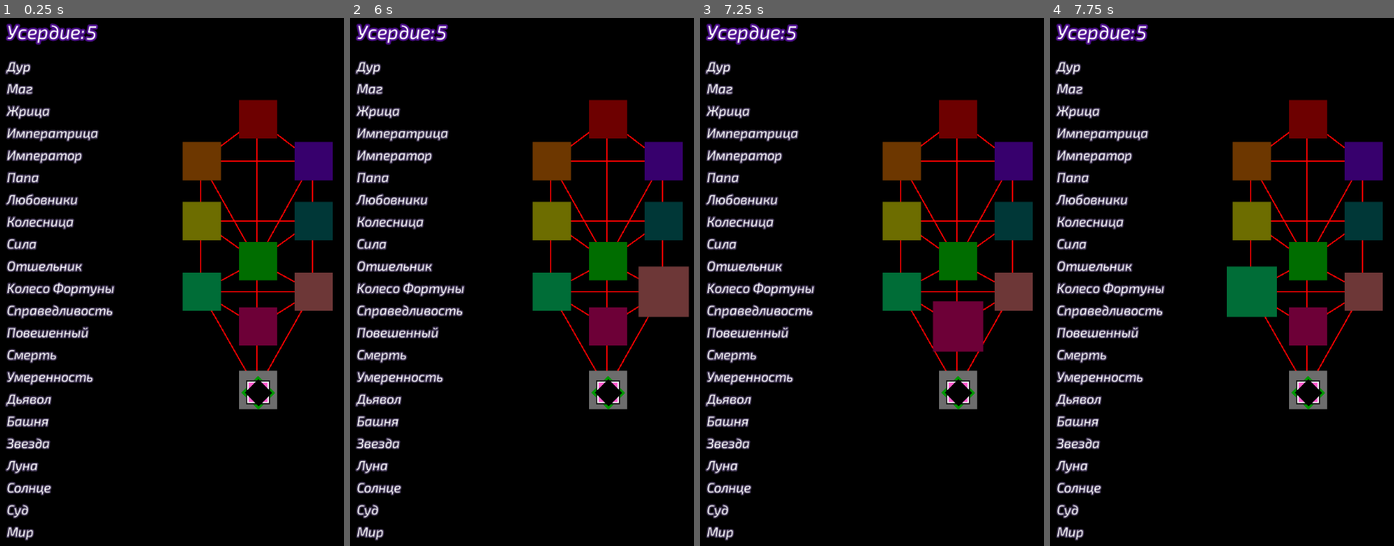
Above: before the commit, frames 1-4 (left to right).
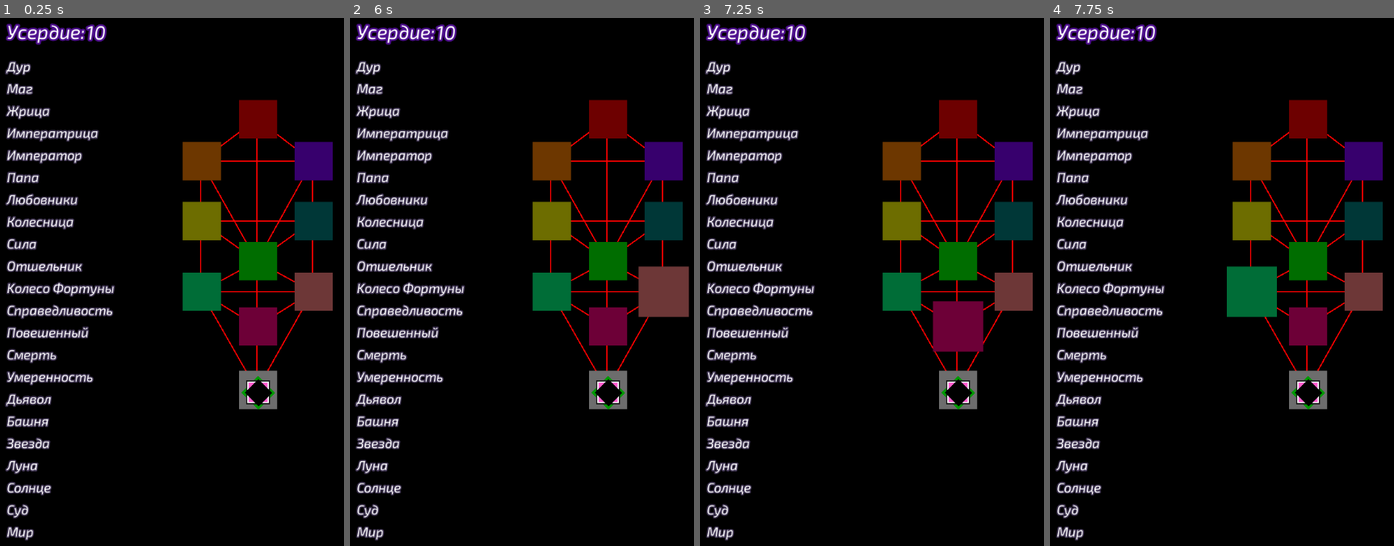
Above: after the commit, the same moments.

Repository: iliys/Sefitaro
Game: Godot game, scene res://Main.tscn
The game is run twice, just before and just after one commit, with the same random seed, the same clock (stepped at 60 frames per second) and the same inputs.
Inputs (mouse positions are in pixels of both pictures, inside the frame that each line leads up to):
- Up to frame 1 (0.25 s): no input
- Up to frame 2 (6 s): tap Enter at 0.5, 2, 3.5 s; move the mouse to (511, 70) at 0.52 s; click (511, 70) at 0.67 s; tap Space at 1.25, 2.75, 4.25 s; move the mouse to (608, 118) at 1.27 s; click (608, 118) at 1.42 s; move the mouse to (663, 160) at 2.02 s; click (663, 160) at 2.17 s; move the mouse to (552, 160) at 2.77 s; click (552, 160) at 2.92 s; move the mouse to (663, 218) at 3.52 s; click (663, 218) at 3.67 s; move the mouse to (552, 218) at 4.27 s; click (552, 218) at 4.42 s; move the mouse to (608, 260) at 5.02 s; click (608, 260) at 5.17 s; move the mouse to (663, 292) at 5.77 s; click (663, 292) at 5.92 s
- Up to frame 3 (7.25 s): move the mouse to (958, 324) at 6.52 s; click (958, 324) at 6.67 s
- Up to frame 4 (7.75 s): move the mouse to (1252, 292) at 7.27 s; click (1252, 292) at 7.42 s

The runs differ from the first frame. In frame 1, 0.2% of the frame differs, in the area x 24-31%, y 1-5%; in frame 2, 0.2%; in frame 3, 0.2%; in frame 4, 0.2%.
Error before the commit: Parse Error: The method "color" isn't declared in the current class. (res://Scripts/Arcane.gd:35)

Commit message:
1.5 working cards added

Diff:
--- a/Main.tscn
+++ b/Main.tscn
@@ -14,7 +14,7 @@
 [ext_resource path="res://Scripts/Kether.gd" type="Script" id=12]
 [ext_resource path="res://Scripts/Daath.gd" type="Script" id=13]
 [ext_resource path="res://Scripts/Player.gd" type="Script" id=14]
-[ext_resource path="res://VBoxContainer.gd" type="Script" id=15]
+[ext_resource path="res://Scripts/CardContainer.gd" type="Script" id=15]
 
 [sub_resource type="CircleShape2D" id=2]
 radius = 40.0
@@ -261,7 +261,7 @@
 margin_right = 551.0
 margin_bottom = 599.0
 
-[node name="VBoxContainer" type="VBoxContainer" parent="HUD"]
+[node name="CardContainer" type="VBoxContainer" parent="HUD"]
 margin_left = 247.0
 margin_top = 171.0
 margin_right = 447.0
@@ -282,7 +282,7 @@
 margin_right = 150.0
 margin_bottom = 40.0
 custom_fonts/font = SubResource( 3 )
-text = "5"
+text = "10"
 
 [connection signal="mouse_entered" from="Sefirot/Daath" to="Sefirot/Daath" method="_on_Daath_mouse_entered"]
 [connection signal="mouse_exited" from="Sefirot/Daath" to="Sefirot/Daath" method="_on_Daath_mouse_exited"]
--- a/Scripts/Arcane.gd
+++ b/Scripts/Arcane.gd
@@ -29,33 +29,38 @@
 	else:
 		rect_scale = Vector2(1, 1)
 
-func card_update(card_Status, card):
+#эмиттер - Sephirot (Tree)
+func card_update(card):
 	if name == card:
-		if card_Status:
-			color(Color.green)
-		is_Collected = card_Status
+			set_status("green")
 
-func set_status(color):
-	match color:
-		"green":
-			Color.green
-			self.add_color_override("font_color", green)
-		"yellow":
-			Color.yellow
-		"red":
-			Color.red
+func set_status(status):
+	match status:
+		"white": #карта не собрана
+			is_Collected = false
+			_set_color(Color.white)
+		"green": #карта собрана
+			is_Collected = true
+			_set_color(Color.green)
+		"yellow": #источник эффекта
+			_set_color(Color.yellow)
+		"red": #цель для сброса
+			is_Discarding = true
+			_set_color(Color.red)
 
+func _set_color(color: Color):
+	self.add_color_override("font_color", color)
 
 func _on_Card_Instance_gui_input(event):
 	if event is InputEventMouseButton && event.is_pressed():
 		if is_Collected:
 			if is_Discarding:
-				is_Collected = false
+				set_status("white")
 			else:
 				print(name + " used")
+				set_status("white")
 				effect(name)
 
-func effect(arcane_Name):
+func effect(card_Name):
 	#emit_signal("use_Card", arcane_Name)
-	Sefirot.card_Effect(arcane_Name)
-	is_Collected = false
+	Sefirot.card_Effect(card_Name)
--- a/VBoxContainer.gd
+++ b/Scripts/CardContainer.gd
@@ -4,6 +4,7 @@
 
 onready var card_instance = preload("res://Card_Instance.tscn")
 
+# не используется
 var child_Ref = []
 
 var child_Dict = {}
@@ -13,32 +14,45 @@
 
 func _ready():
 	#Sefirot.connect("card_Update", self, "card_update")
-	for arcane in (Sefirot.arcaneActive.keys()):
+	for card in (Sefirot.arcaneActive.keys()):
 		var s = card_instance.instance()
-		s.name = arcane
-		s.text = Sefirot.ARCANETRANSLATION[arcane]
-		s.hint_tooltip = Sefirot.ARCANEDESCRIPTION[arcane]
+		s.name = card
+		s.text = Sefirot.ARCANETRANSLATION[card]
+		s.hint_tooltip = Sefirot.ARCANEDESCRIPTION[card]
 		#print(s.hint_tooltip)
 		#print(s.name)
-		child_Dict[arcane] = s
+		child_Dict[card] = s
 		add_child(s)
 		number +=1
 		child_Ref.append(s)
 	#print(child_Dict)
+	#print(child_Ref[0])
 	#print(get_child_count())
+	#print(card_Random())
+func cards_On_Hand():
+	var hand = {}
+	for card in child_Dict.keys():
+		if child_Dict[card].is_Collected:
+			hand[card] = child_Dict[card]
+	return hand
 
 func card_Discard(card_Name):
 	var card = child_Dict[card_Name]
 	card.is_Collected = false
 
-func card_Highlight(exception = null):
-	for card in child_Ref:
-				if card.is_Collected:
-					card.color(Color.red)
-					if card.get_name() == exception:
-						card.color(Color.yellow)
+# на удаление
+func card_Highlight(except = null):
+	for card in child_Dict.values():
+			if card.is_Collected:
+				card.set_status("red")
+				if card.name == except:
+					card.set_status("yellow")
 
-# не используется
+func card_Random(dictionary: Dictionary):
+	randomize()
+	return dictionary.keys()[randi() % dictionary.size()]
+
+	# не используется
 func printRoman(number):
 	var res = []
 	var num = [1, 4, 5, 9, 10, 40, 50, 90, 100, 400, 500, 900, 1000]
--- a/Scripts/Player.gd
+++ b/Scripts/Player.gd
@@ -2,8 +2,8 @@
 
 onready var HP_Score = $"../HUD/HP/HP_Score"
 
-var health = 5 setget health_set, health_get
-var health_max = 5
+var health = 10 setget health_set, health_get
+var health_max = 10
 
 func health_set(new_value):
 	health = new_value
--- a/Scripts/Tree.gd
+++ b/Scripts/Tree.gd
@@ -4,7 +4,7 @@
 
 onready var player = $"../Player"
 onready var playerPos = $Malkhut
-onready var Cards = $"../HUD/VBoxContainer"
+onready var Cards = $"../HUD/CardContainer"
 
 var fighting = false
 
@@ -160,11 +160,17 @@
 	targetName = target.get_name()
 	if CHANNELS.get(sefirahCurrent).has(targetName):
 		mouseTarget = targetName
-		target.scale = Vector2( 1.3, 1.3 )
+		highlight(target)
 
 func on_Mouse_Target_out(target):
 	mouseTarget = null
-	target.scale = Vector2( 1, 1 )
+	highlight(target, false)
+
+func highlight(target, on = true):
+	if on:
+		target.scale = Vector2( 1.3, 1.3 )
+	else:
+		target.scale = Vector2( 1, 1 )
 
 func _input(event):
 	if event is InputEventMouseButton && event.is_pressed():
@@ -190,11 +196,12 @@
 		Sefirah_Reference[sefirah_Name] = sefirah
 		Sefirah_Position[sefirah_Name] = sefirah.global_position
 
-func arcaneGet(sefirahLast, sefirahCurrent):
+func arcaneGet(sefirahLast, sefirahCurrent): #получаем карту в инвентарь
 	for card in ARCANE_POS:
 		if ARCANE_POS[card].has(sefirahLast) && ARCANE_POS[card].has(sefirahCurrent):
-			arcaneActive[card] = true
-			emit_signal("card_Update", arcaneActive[card], card)
+			#arcaneActive[card] = true
+			#принимает - Arcane (карты)
+			emit_signal("card_Update", card)
 			print(card + " collected")
 
 func _draw():
@@ -202,7 +209,7 @@
 
 func draw_Channels():
 	for channel in ARCANE_POS:
-		if arcaneActive.get(channel):
+		if Cards.child_Dict[channel].is_Collected:
 			draw_line(Sefirah_Position[ARCANE_POS.get(channel)[0]],
 			Sefirah_Position[ARCANE_POS.get(channel)[1]], Color.green, 3)
 		else:
@@ -212,18 +219,67 @@
 # действия карт
 func card_Effect(card_name):
 	match card_name:
+		"The Fool":
+			Cards.child_Dict[card_name].set_status("white")
+		"The Magician":
+			Cards.child_Dict[card_name].set_status("white")
+		"The High Priestess":
+			Cards.child_Dict[card_name].set_status("white")
+		"The Empress":
+			Cards.child_Dict[card_name].set_status("white")
+		"The Emperor":
+			Cards.child_Dict[card_name].set_status("white")
+		"The Hierophant":
+			Cards.child_Dict[card_name].set_status("white")
+		"The Lovers":
+			Cards.child_Dict[card_name].set_status("white")
+		"The Chariot":
+			Cards.child_Dict[card_name].set_status("white")
+		"Strength":
+			Cards.child_Dict[card_name].set_status("white")
+		"The Hermit":
+			Cards.child_Dict[card_name].set_status("white")
+		"Wheel of Fortune":
+			Cards.child_Dict[card_name].set_status("white")
+		"Justice":
+			Cards.child_Dict[card_name].set_status("white")
+		"The Hanged Man":
+			Cards.child_Dict[card_name].set_status("white")
+		"Death":
+			Cards.child_Dict[card_name].set_status("white")
+		"Temperance":
+			Cards.child_Dict[card_name].set_status("white")
+		"The Devil":
+			Cards.child_Dict[card_name].set_status("white")
+		"The Tower":
+			Cards.child_Dict[card_name].set_status("white")
+		"The Star":
+			Cards.child_Dict[card_name].set_status("white")
+		"The Moon":
+			Cards.child_Dict[card_name].set_status("white")
+		"The Sun":
+			pass
 		"Judgement":
-			effect_Card_Discard(1)
-			Cards.card_Highlight(card_name)
+			effect_Card_Discard(card_name, 2)
+			#Cards.card_Highlight(card_name)
 		"The World":
 			effect_Sefirah_Learn(sefirahCurrent)
 			player.health += 1
-
-
-
-func effect_Card_Discard(amount, random = false):
-	for discard in amount:
-		pass
+			#Cards.child_Dict[card_name].set_status("white")
+
+
+
+
+func effect_Card_Discard(caller, amount = 0,random = true):
+	if !amount:
+		for card in Cards.cards_On_Hand():
+			Cards.child_Dict[card].set_status("white")
+	else:
+		if random:
+			for card_count in amount:
+				#for card in Cards.cards_On_Hand():
+				Cards.cards_On_Hand()[Cards.card_Random(Cards.cards_On_Hand())].set_status("white")
+					#print(Cards.card_Random(Cards.child_Dict))
 
 func effect_Sefirah_Learn(sefirah):
 	sefirah_Learned[sefirahCurrent] += 1
Renamed: Channels.gd -> Scripts/Channels.gd
